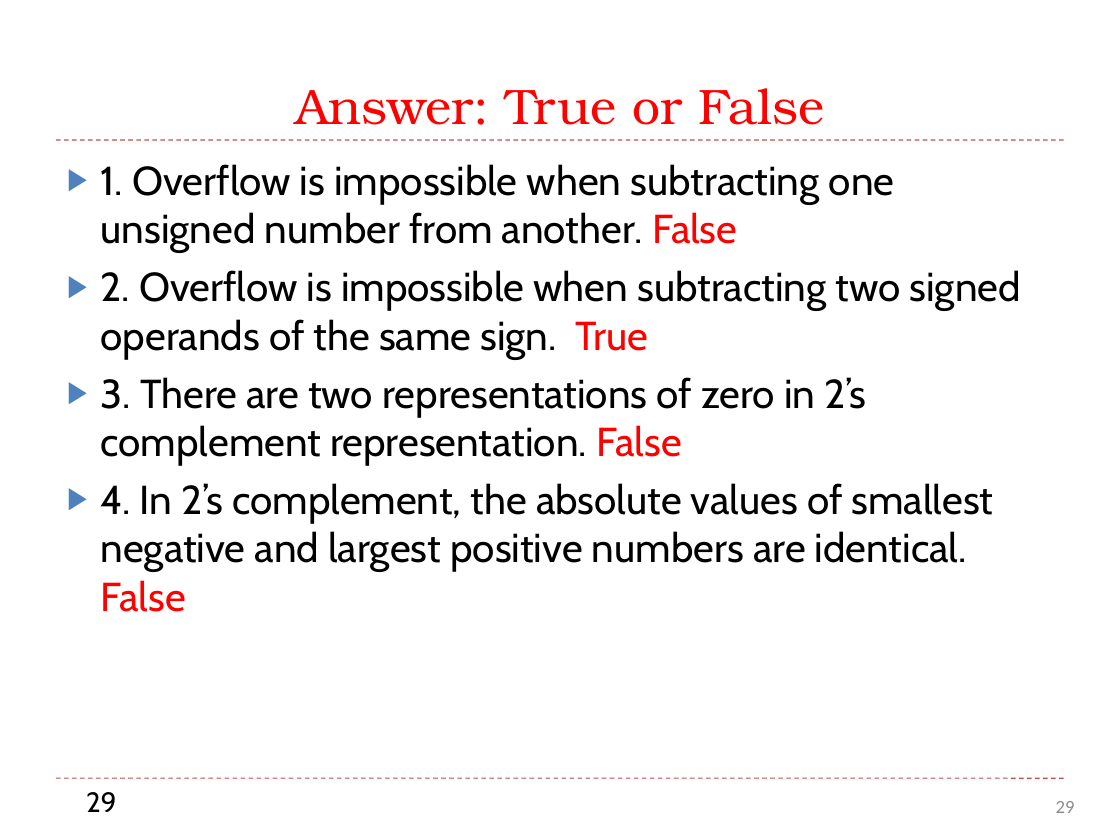
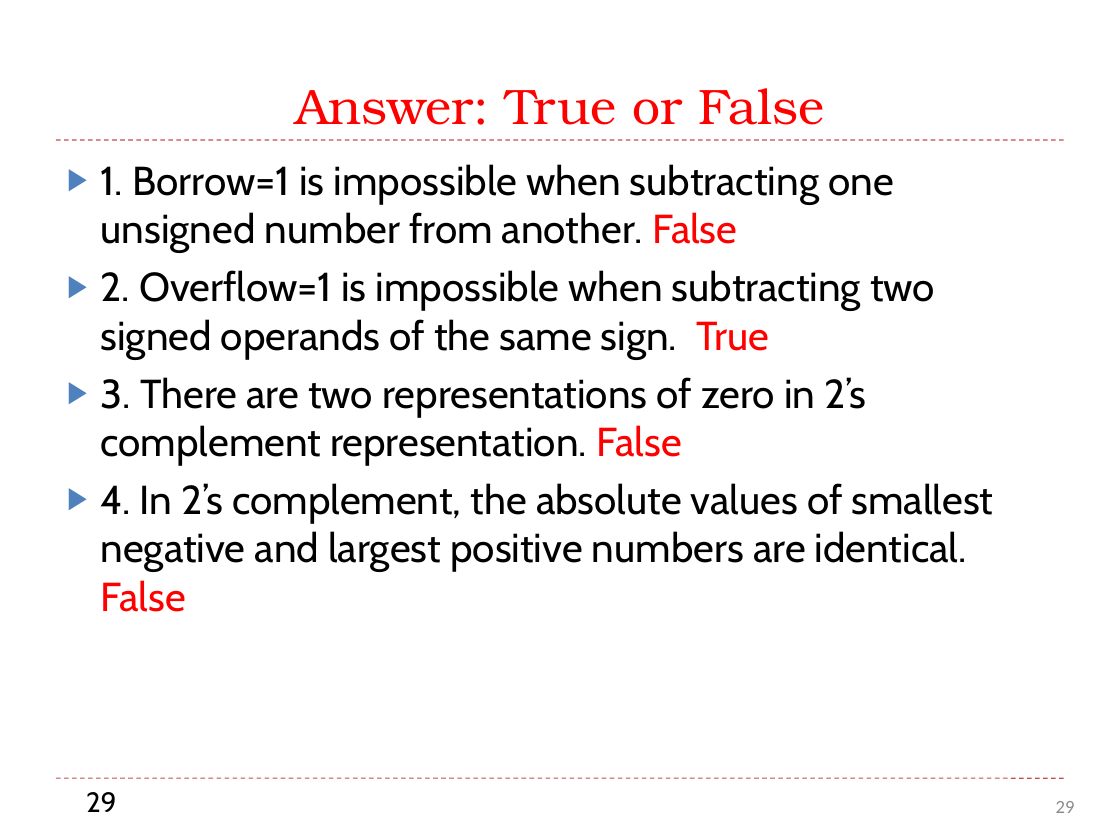
Before and after one commit to guhofstra/CSC111Fa25, a slide deck: slide 29 of PPTs/L1 Data Representation Exercises ANS.pptx. Drawn at 1120x840 pixels with LibreOffice and Linux fonts; fonts in the diff are those of the drawing. Boxes give left, top, right and bottom in pixels: in the first picture for what was removed or moved away, otherwise in the second. Text is boxed around its words. In the diff, an @@ line names an element or a change of style, - is before the commit and + after.

```diff
--- a/PPTs/L1 Data Representation Exercises ANS.pptx
+++ b/PPTs/L1 Data Representation Exercises ANS.pptx
@@ text at (101,164,935,359): text changed @@
-▶ 1. Overflow is impossible when subtracting one unsigned number from another. False
-▶ 2. Overflow is impossible when subtracting two signed operands of the same sign. True
+▶ 1. Borrow=1 is impossible when subtracting one unsigned number from another. False
+▶ 2. Overflow=1 is impossible when subtracting two signed operands of the same sign. True
```
Also in this commit, not shown: 7 other slides changed, 11 other files.
